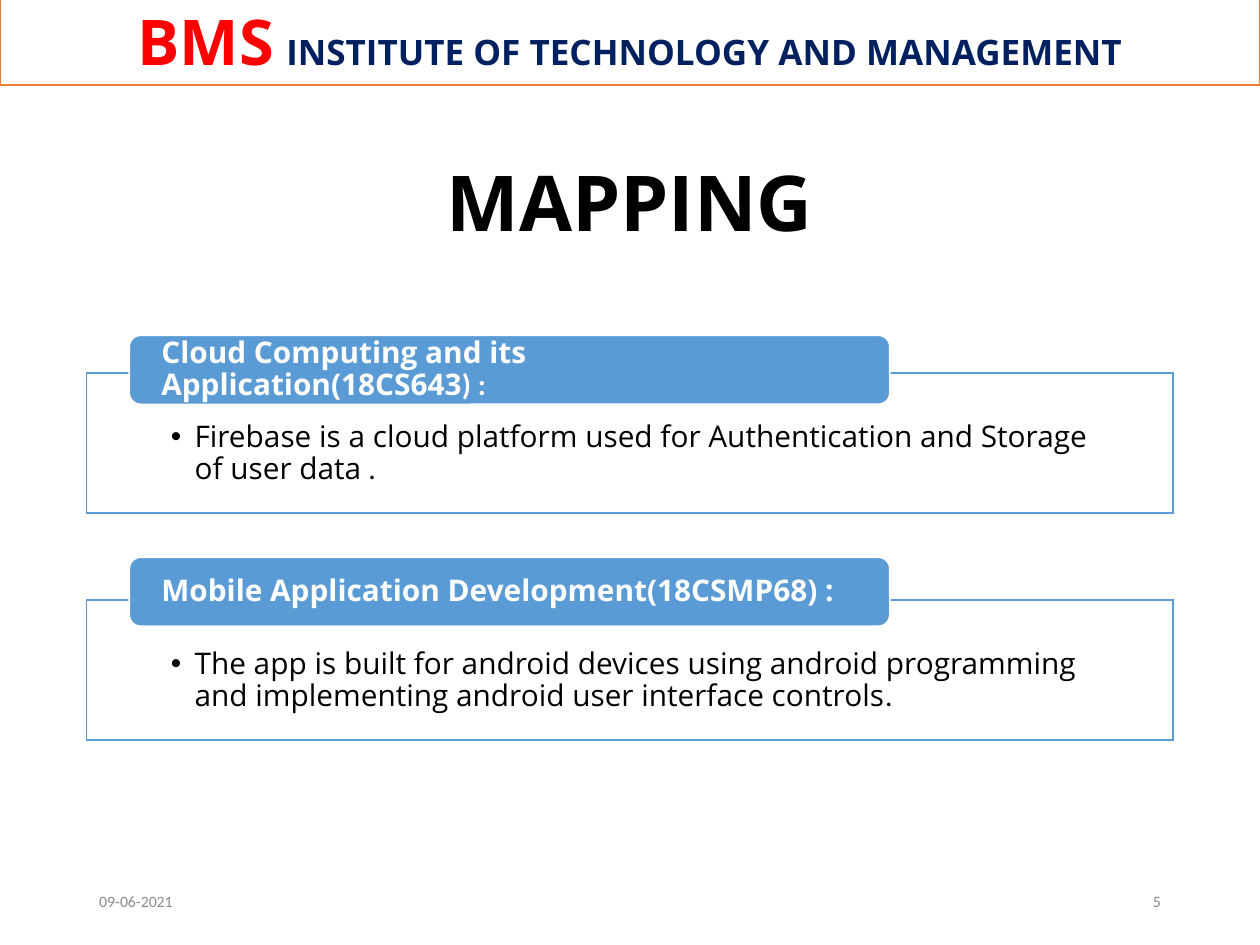
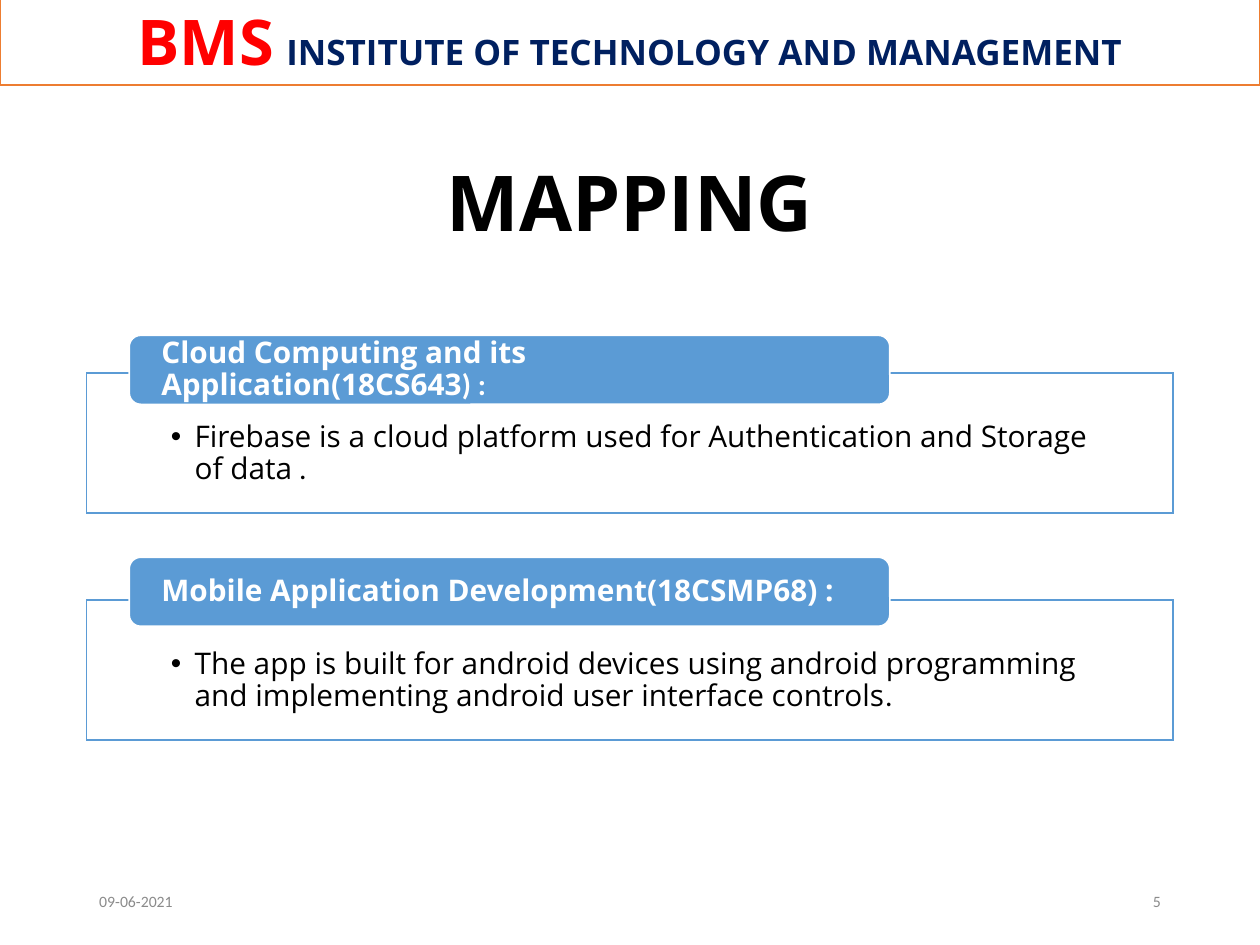
Before and after one commit to Raghuvorkady/MAD-Mini-Project, a slide deck: slide 5 of docs/ppt/phase-1/ppt phase-1.pptx. Drawn at 1260x945 pixels with LibreOffice and Linux fonts; fonts in the diff are those of the drawing; background and template pictures are left out. Boxes give left, top, right and bottom in pixels: in the first picture for what was removed or moved away, otherwise in the second. Text is boxed around its words. In the diff, an @@ line names an element or a change of style, - is before the commit and + after.

Commit message:
changes-ppt

```diff
--- a/docs/ppt/phase-1/ppt phase-1.pptx
+++ b/docs/ppt/phase-1/ppt phase-1.pptx
@@ text at (x1=195, y1=424, x2=1087, y2=480): text changed @@
-  • Firebase is a cloud platform used for Authentication and Storage of user data .
+  • Firebase is a cloud platform used for Authentication and Storage of data .
```
